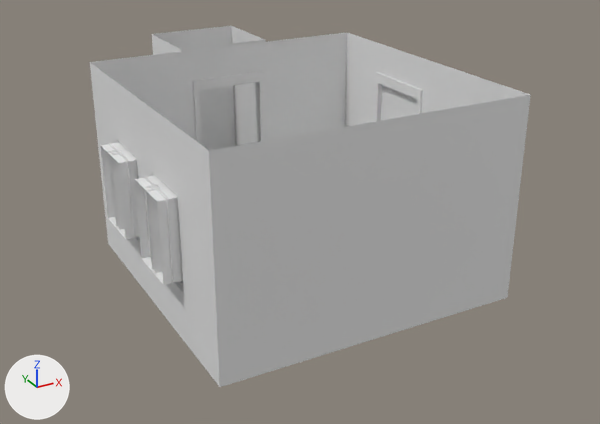
Renders of the Blender file Gregu/room.blend from each side of a commit.
One viewpoint serves both versions: a 50 mm camera at (-3.61, -5.66, 3.95) aimed at (0.23, 1.32, 0.46). Lighting does not change. The marker at lower left points along +X, +Y and +Z.
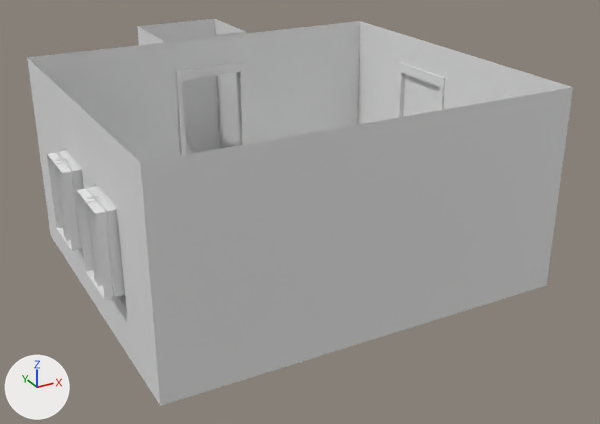
The change, as JSON lines over the scene's bpy script:
```json
{"block": "me_plane", "where": "# used by ob_plane; location = (0.0, 0.0, 0.0)"}
{"op": "remove", "block": "me_plane", "code": "me_plane.from_pydata(...)  # 363 vertices, 314 faces; spans x -1.66..1.54, y -0.5..3.5, z 0.0..2.0"}
{"op": "add", "block": "me_plane", "code": "me_plane.from_pydata(...)  # 363 vertices, 314 faces; spans x -2.16..2.04, y -0.5..4.0, z 0.0..2.0"}
{"block": "me_plane", "change": "me_plane part 1: the loose piece of 4 vertices spanning x -1.59, y 0.2..0.8, z 0.59..1.41 is moved by (-0.5, 0.0, 0.0)"}
{"block": "me_plane", "change": "me_plane part 2: the loose piece of 12 vertices spanning x -1.65..-1.55, y 0.46..0.54, z 0.61..1.39 is moved by (-0.5, 0.0, 0.0)"}
{"block": "me_plane", "change": "me_plane part 3: the loose piece of 4 vertices spanning x -1.59, y 1.2..1.8, z 0.59..1.41 is moved by (-0.5, 0.0, 0.0)"}
{"block": "me_plane", "change": "me_plane part 4: the loose piece of 12 vertices spanning x -1.65..-1.55, y 1.46..1.54, z 0.61..1.39 is moved by (-0.5, 0.0, 0.0)"}
{"block": "me_plane", "change": "me_plane part 5: 131 of the vertices in x -1.66..-1.46, y -0.5..1.8, z 0.0..2.0 are moved by (-0.5, 0.0, 0.0)"}
{"block": "me_plane", "change": "me_plane part 6: all 7 vertices in x -1.5, y 2.5, z 0.0..2.0 are moved by (-0.5, 0.5, 0.0)"}
{"block": "me_plane", "change": "me_plane part 7: all 78 vertices in x -0.5..0.5, y 2.48..3.5, z 0.0..2.0 are moved by (0.0, 0.5, 0.0)"}
{"block": "me_plane", "change": "me_plane part 8: all 5 vertices in x 1.5, y -0.5, z 0.0..2.0 are moved by (0.5, 0.0, 0.0)"}
{"block": "me_plane", "change": "me_plane part 9: all 50 vertices in x 1.48..1.54, y 0.94..1.94, z 0.0..2.0 are moved by (0.5, 0.27, 0.0)"}
{"block": "me_plane", "change": "me_plane part 10: all 5 vertices in x 1.5, y 2.5, z 0.0..2.0 are moved by (0.5, 0.5, 0.0)"}
```

Where the change shows, as pixel boxes (x1, y1, x2, y2) in the pictures (600 x 424 px; the box of a moved part takes in the faces that stretch with it):
```json
{"object": "Plane", "change": "reshaped", "before": [90, 26, 531, 387], "after": [27, 19, 573, 406], "on screen": "24% wider, 7% taller"}
{"part": 1, "of": "me_plane", "change": "moved or reshaped", "before": [142, 173, 174, 288], "after": [84, 184, 115, 301]}
{"part": 2, "of": "me_plane", "change": "moved or reshaped", "before": [145, 185, 162, 273], "after": [85, 196, 103, 286]}
{"part": 3, "of": "me_plane", "change": "moved or reshaped", "before": [108, 141, 135, 242], "after": [54, 148, 81, 252]}
{"part": 4, "of": "me_plane", "change": "moved or reshaped", "before": [109, 150, 125, 230], "after": [55, 159, 70, 241]}
{"part": 5, "of": "me_plane", "change": "moved or reshaped", "before": [101, 78, 331, 387], "after": [47, 85, 331, 406]}
{"part": 6, "of": "me_plane", "change": "moved or reshaped", "before": [90, 51, 189, 270], "after": [27, 42, 175, 281]}
{"part": 7, "of": "me_plane", "change": "moved or reshaped", "before": [152, 26, 271, 150], "after": [137, 19, 252, 156]}
{"part": 8, "of": "me_plane", "change": "moved or reshaped", "before": [423, 60, 531, 324], "after": [423, 50, 573, 324]}
{"part": 9, "of": "me_plane", "change": "moved or reshaped", "before": [371, 42, 429, 122], "after": [394, 33, 452, 118]}
{"part": 10, "of": "me_plane", "change": "moved or reshaped", "before": [270, 32, 374, 140], "after": [250, 21, 397, 143]}
```
